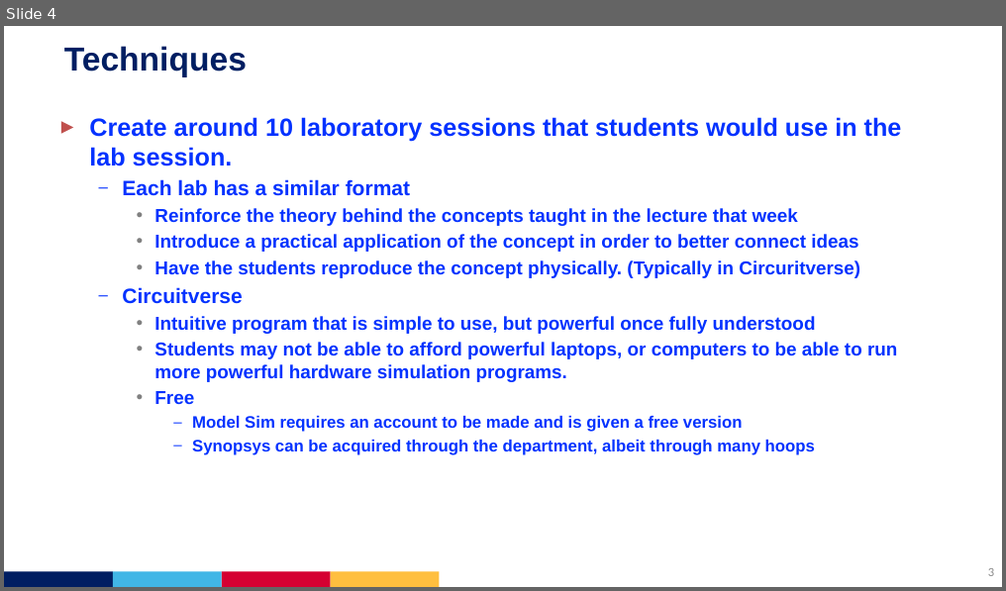
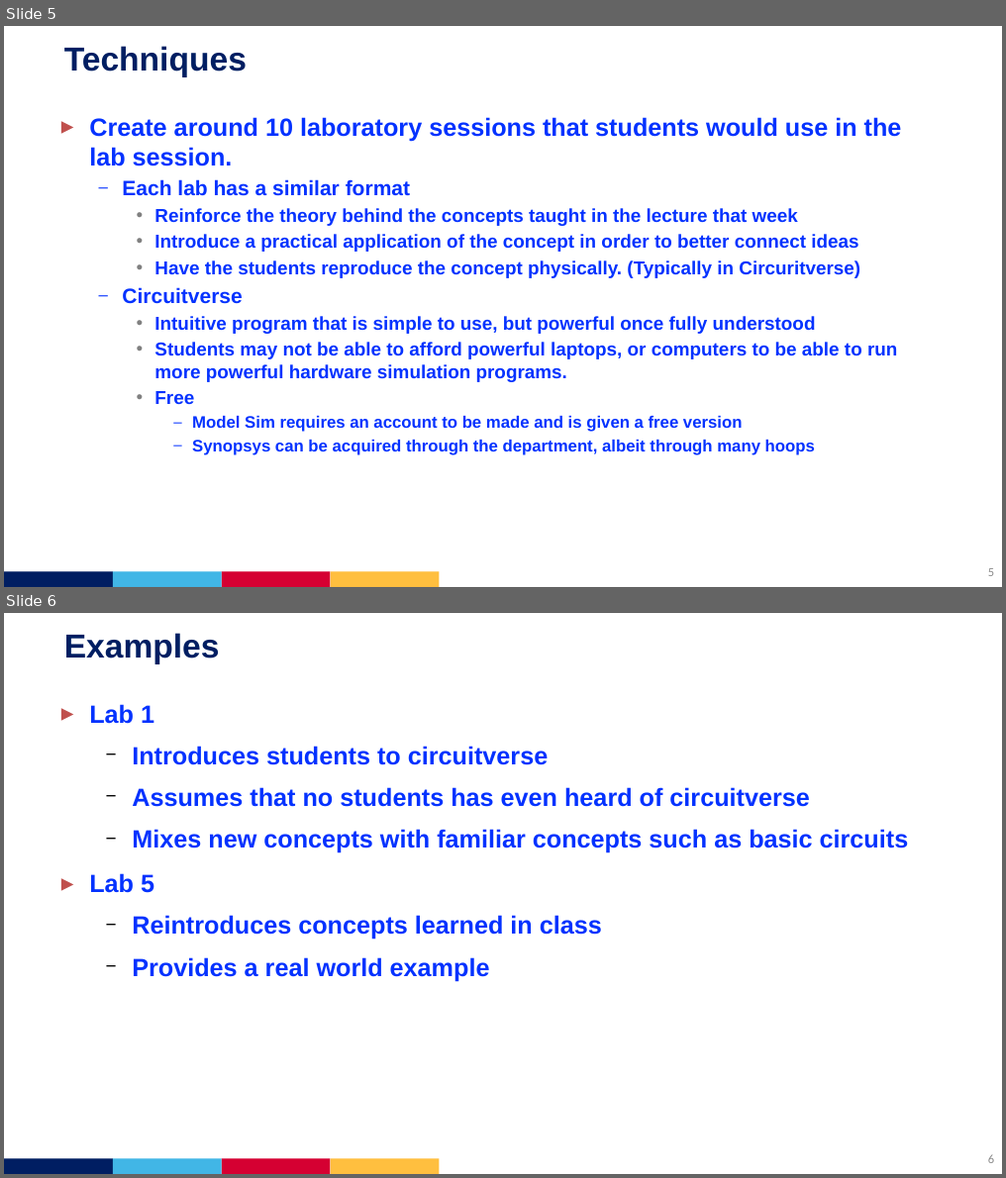
Before and after one commit to JSCaracal/ECE465_Final, a slide deck: Graduate_Presentation_Template.pptx. Shown one above the other, each under a label of ours: slide 4 before the commit, slides 5 and 6 after it. The pictures are 1006x591 and 1006x1178 pixels, drawn with LibreOffice and Linux fonts; fonts in the diff are those of the drawing. Boxes give left, top, right and bottom in pixels: in the first picture for what was removed or moved away, otherwise in the second. Text is boxed around its words. In the diff, an @@ line names an element or a change of style, - is before the commit and + after.

```diff
--- a/Graduate_Presentation_Template.pptx
+++ b/Graduate_Presentation_Template.pptx
@@ slide 6 added at [4, 613, 1002, 1174], background #FFFFFF; not listed: 4 template elements that a slide beside it also shows @@
@@ title added at [64, 633, 220, 664], 32 pt, text #001E62, bold @@
+Examples
@@ text added at [89, 704, 909, 981], 24 pt, text #0432FF, bold @@
+▸ Lab 1
+  − Introduces students to circuitverse
+  − Assumes that no students has even heard of circuitverse
+  − Mixes new concepts with familiar concepts such as basic circuits
+▸ Lab 5
+  − Reintroduces concepts learned in class
+  − Provides a real world example
@@ page number added at [988, 1155, 994, 1163], 12 pt, text #8C8C8C @@
+6
@@ what was slide 4 is now slide 5 @@
```
Also in this commit, not shown: 3 slides changed, 1 other slide added.
